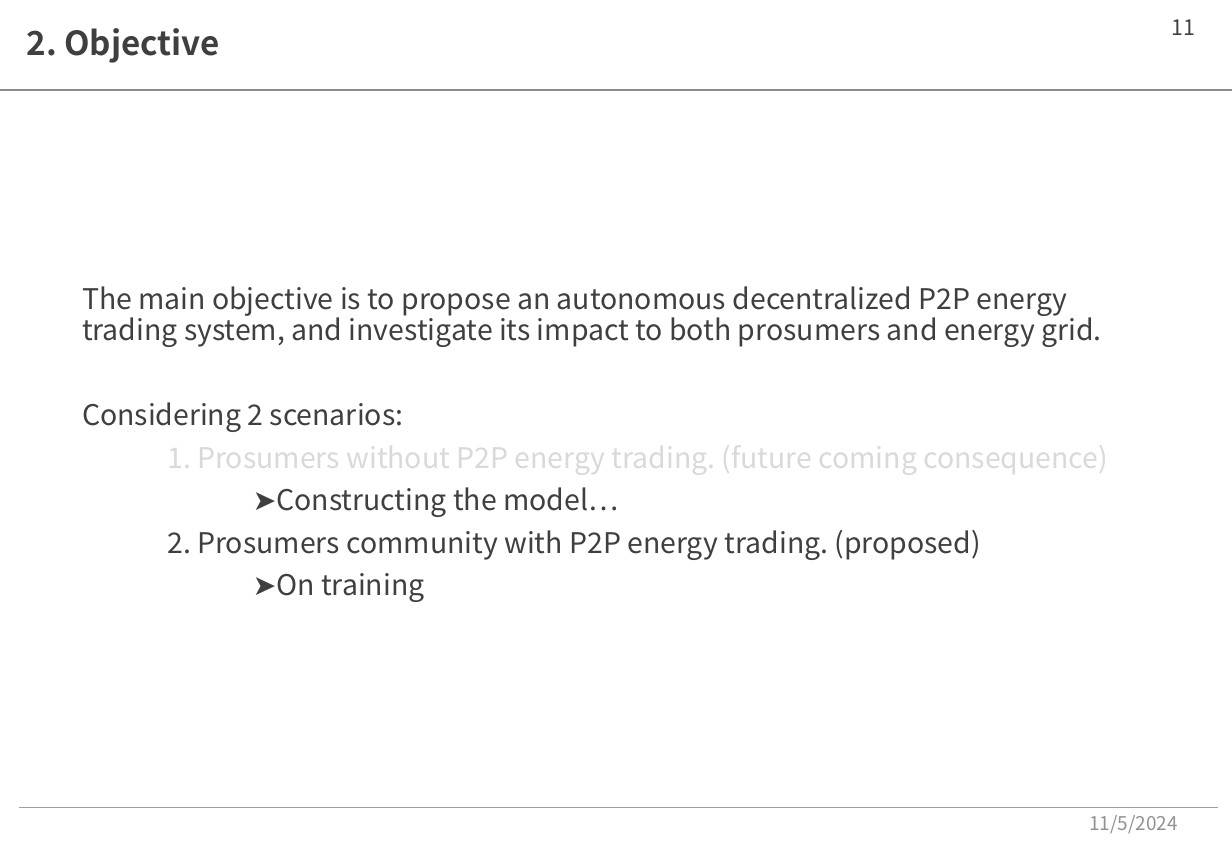
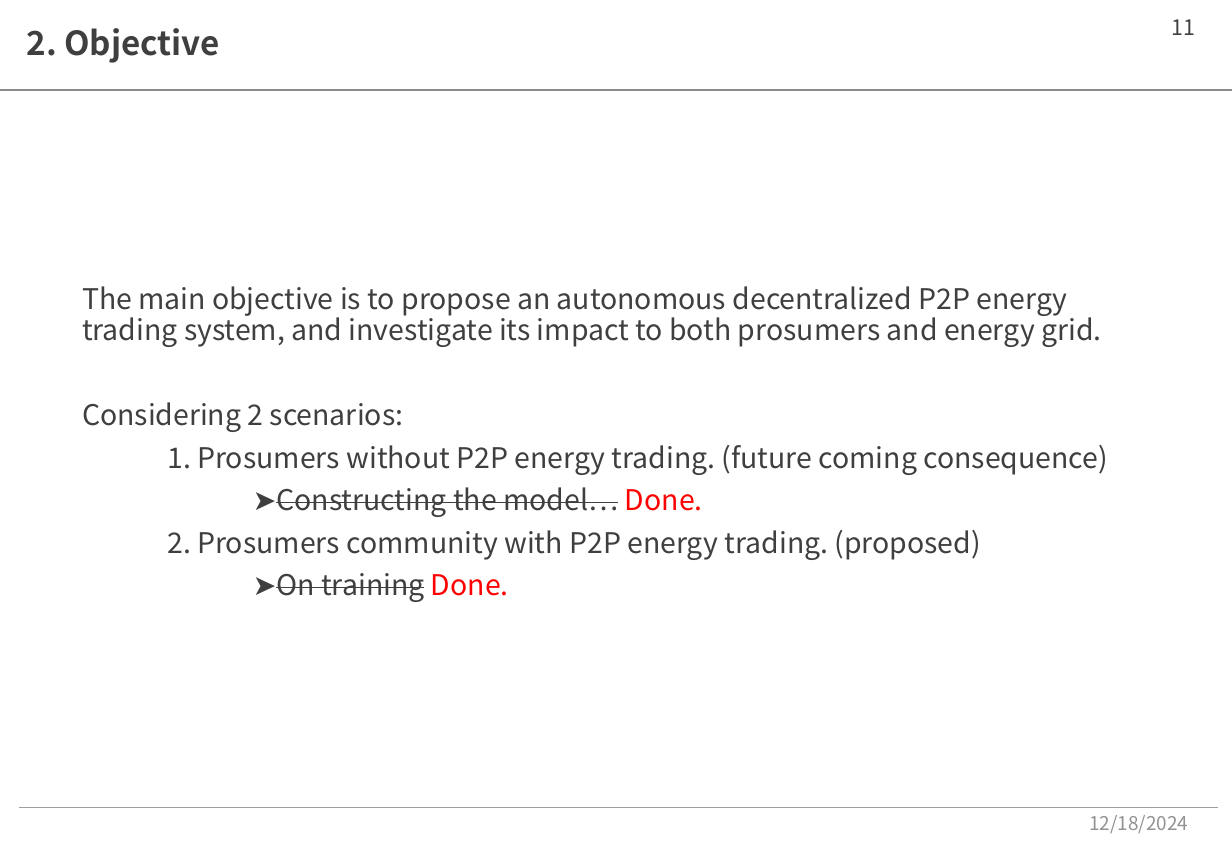
Before and after one commit to moooyu1121/master_thesis_model, a slide deck: slide 11 of memo.pptx. Drawn at 1232x853 pixels with LibreOffice and Linux fonts; fonts in the diff are those of the drawing. Boxes give left, top, right and bottom in pixels: in the first picture for what was removed or moved away, otherwise in the second. Text is boxed around its words. In the diff, an @@ line names an element or a change of style, - is before the commit and + after.

```diff
--- a/memo.pptx
+++ b/memo.pptx
@@ text at (167, 445, 1109, 475): text colour #D9D9D9 to #3F3F3F in "1. Prosumers without P2P energy trading. (future ..." @@
@@ text at (253, 487, 703, 516): text changed @@
-➤Constructing the model…
+➤Constructing the model… Done.
@@ text at (253, 573, 509, 602): text changed @@
-➤On training
+➤On training Done.
@@ text at (1089, 815, 1188, 833): text changed @@
-11/5/2024
+12/18/2024
```
Also in this commit, not shown: 42 other slides changed, 18 slides added, 8 slides removed.
